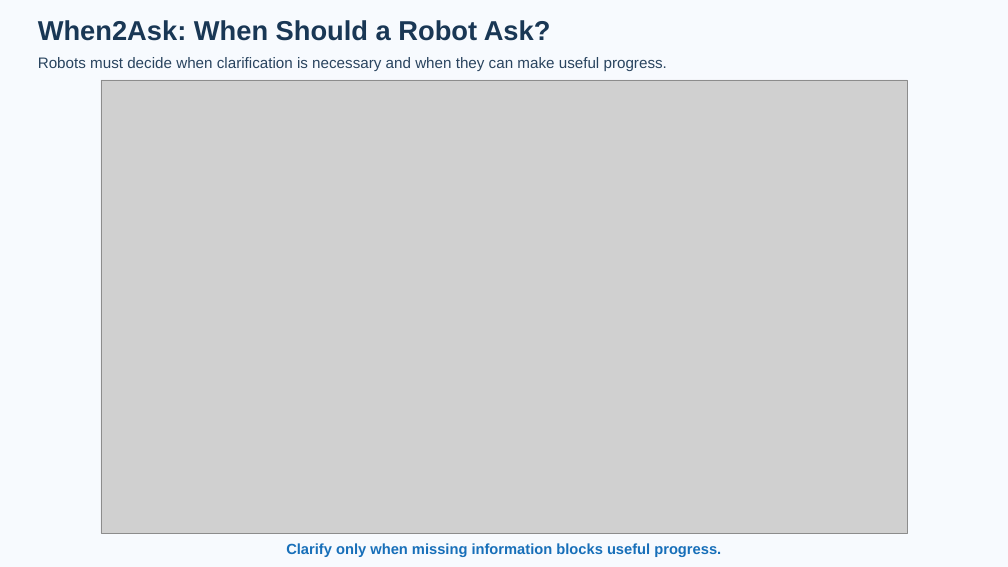
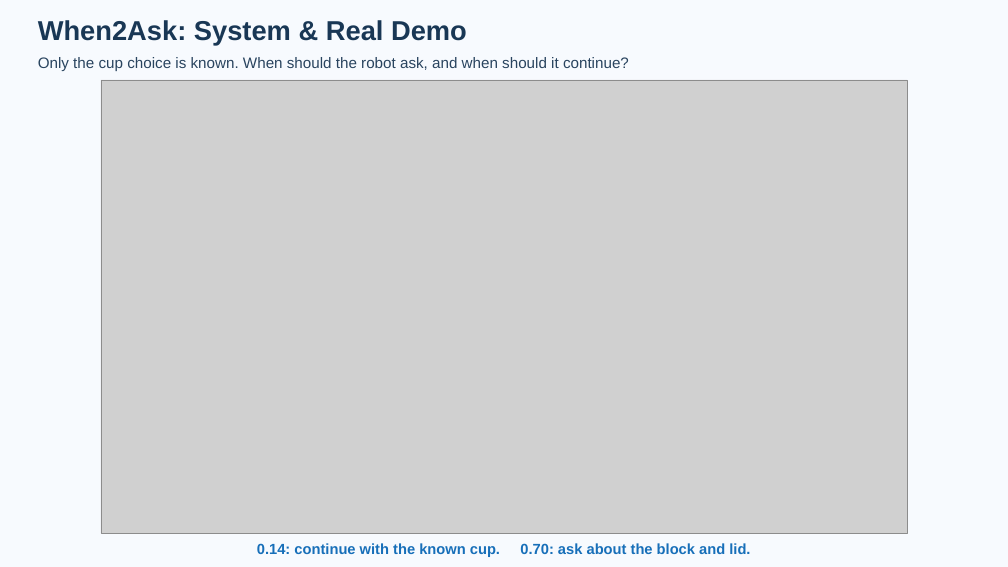
Before and after one commit to liangjunyi010/when2ask, a slide deck: slide 1 of presentation/milestone/When2Ask_Milestone_Presentation.pptx. Drawn at 1008x567 pixels with LibreOffice and Linux fonts; fonts in the diff are those of the drawing; grey boxes stand for pictures. Boxes give left, top, right and bottom in pixels: in the first picture for what was removed or moved away, otherwise in the second. Text is boxed around its words. In the diff, an @@ line names an element or a change of style, - is before the commit and + after.

```diff
--- a/presentation/milestone/When2Ask_Milestone_Presentation.pptx
+++ b/presentation/milestone/When2Ask_Milestone_Presentation.pptx
@@ text at (38,20,467,45): text changed @@
-When2Ask: When Should a Robot Ask?
+When2Ask: System & Real Demo
@@ text at (38,57,629,71): text changed @@
-Robots must decide when clarification is necessary and when they can make useful progress.
+Only the cup choice is known. When should the robot ask, and when should it continue?
@@ text at (257,543,750,557): text changed @@
-Clarify only when missing information blocks useful progress.
+0.14: continue with the known cup. 0.70: ask about the block and lid.
```
Also in this commit, not shown: 1 other slide changed, 27 other files.
